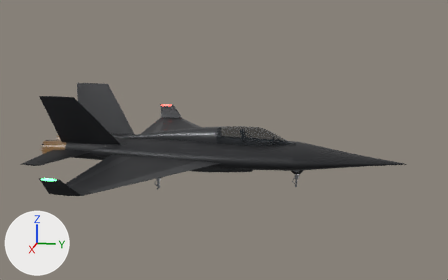
A saved change to the glTF model public/assets/aircraft/aeris-x9.glb.
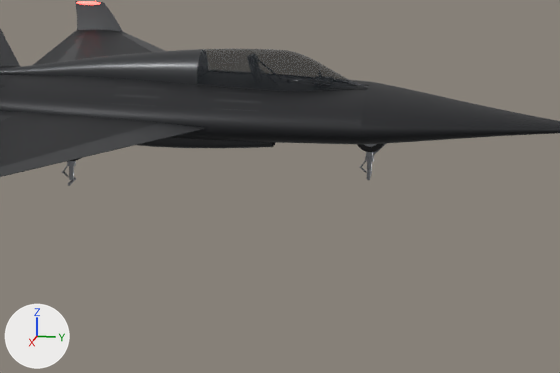
Each version appears first whole from a 50 mm camera at (17.95, 4.72, 4.9) aimed at (-0.01, 1.13, 0.41), and next in a close-up on the part from 28% to 86% of the width and 37% to 99% of the height. The axes (+X, +Y, +Z) are drawn at lower left. The lights are the same throughout. The older version's two pictures come first. Where no turn or scale is listed for an object, it has been applied to the vertices. Vertices at exactly the same position are counted once.

Objects in the first close-up: 'AX9__CANOPY__CENTER__CANOPY_GLASS', 'AX9__CORE__CENTER__MAIN_FUSELAGE', 'AX9__CORE__CENTER__NOSE_SHELL', 'AX9__CORE__CENTER__UPPER_SPINE', 'AX9__DUCT__RIGHT__INTAKE_SHELL_RIGHT', 'AX9__GEAR__FRONT__GEAR_HUB_FRONT', 'AX9__GEAR__FRONT__GEAR_WHEEL_FRONT', 'AX9__GEAR__RIGHT__GEAR_WHEEL_RIGHT', 'AX9__SURFACE__LEFT__WING_LEFT', 'AX9__SURFACE__RIGHT__LEADING_TRIM_RIGHT', 'AX9__SURFACE__RIGHT__WING_RIGHT' and 12 more.
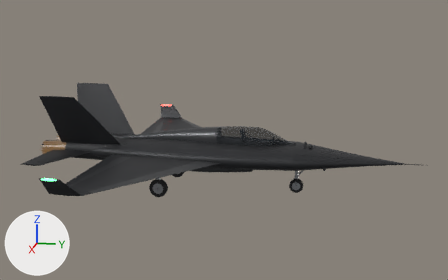
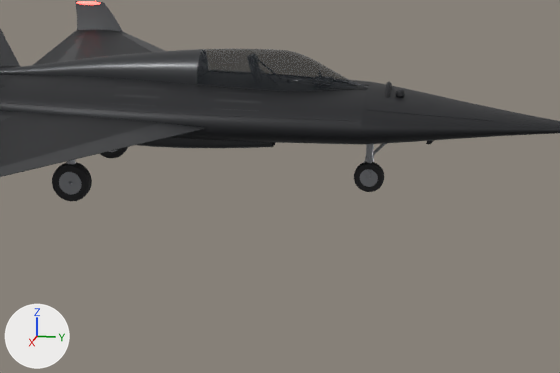
Changed parts and their boxes (x1, y1, x2, y2) in the close-ups (560 x 373 px):
'AX9__GEAR__RIGHT__GEAR_WHEEL_RIGHT', moved (mostly hidden before)
    before: (70, 158, 81, 161)
    after: (52, 162, 92, 201)
'AX9__GEAR__FRONT__GEAR_WHEEL_FRONT', moved
    before: (357, 144, 384, 152)
    after: (354, 162, 384, 192)
'AX9__GEAR__RIGHT__GEAR_HUB_RIGHT', moved (not visible before)
    after: (59, 172, 82, 195)
'AX9__GEAR__FRONT__GEAR_HUB_FRONT', moved (mostly hidden before)
    before: (364, 144, 376, 147)
    after: (360, 169, 378, 187)
'AX9__GEAR__LEFT__GEAR_WHEEL_LEFT', moved (not visible before)
    after: (100, 147, 128, 158)
part 1 of me_ax9__core__center__nose_shell_mesh, added
    after: (367, 82, 498, 144)

The edits, one by one:
me_ax9__core__center__nose_shell_mesh is used by ob_ax9__core__center__nose_shell; location (0.0, 4.9, 0.04).
me_ax9__core__center__nose_shell_mesh had 1152 vertices, 2296 faces and spanned x -1.0..1.0, y -1.6..1.6, z -0.36..0.34.
me_ax9__core__center__nose_shell_mesh now has 3224 vertices, 5998 faces and spans x -1.0..1.0, y -1.6..2.18, z -0.42..0.43.
me_ax9__core__center__nose_shell_mesh part 1: 1716 vertices added at x -0.95..0.95, y -1.6..1.45, z -0.42..0.43.
Other edits to the shape of me_ax9__core__center__nose_shell_mesh do not show in these pictures.
Object 'AX9__GEAR__FRONT__GEAR_WHEEL_FRONT' (ob_ax9__gear__front__gear_wheel_front) moves from (0.0, 3.35, -0.32) to (0.0, 3.35, -0.9).
Object 'AX9__GEAR__FRONT__GEAR_HUB_FRONT' (ob_ax9__gear__front__gear_hub_front) moves from (0.0, 3.35, -0.32) to (0.0, 3.35, -0.9).
Object 'AX9__GEAR__LEFT__GEAR_WHEEL_LEFT' (ob_ax9__gear__left__gear_wheel_left) moves from (-1.02, -0.65, -0.32) to (-1.02, -0.65, -0.9).
Object 'AX9__GEAR__RIGHT__GEAR_WHEEL_RIGHT' (ob_ax9__gear__right__gear_wheel_right) moves from (1.02, -0.65, -0.32) to (1.02, -0.65, -0.9).
Object 'AX9__GEAR__RIGHT__GEAR_HUB_RIGHT' (ob_ax9__gear__right__gear_hub_right) moves from (1.02, -0.65, -0.32) to (1.02, -0.65, -0.9).
